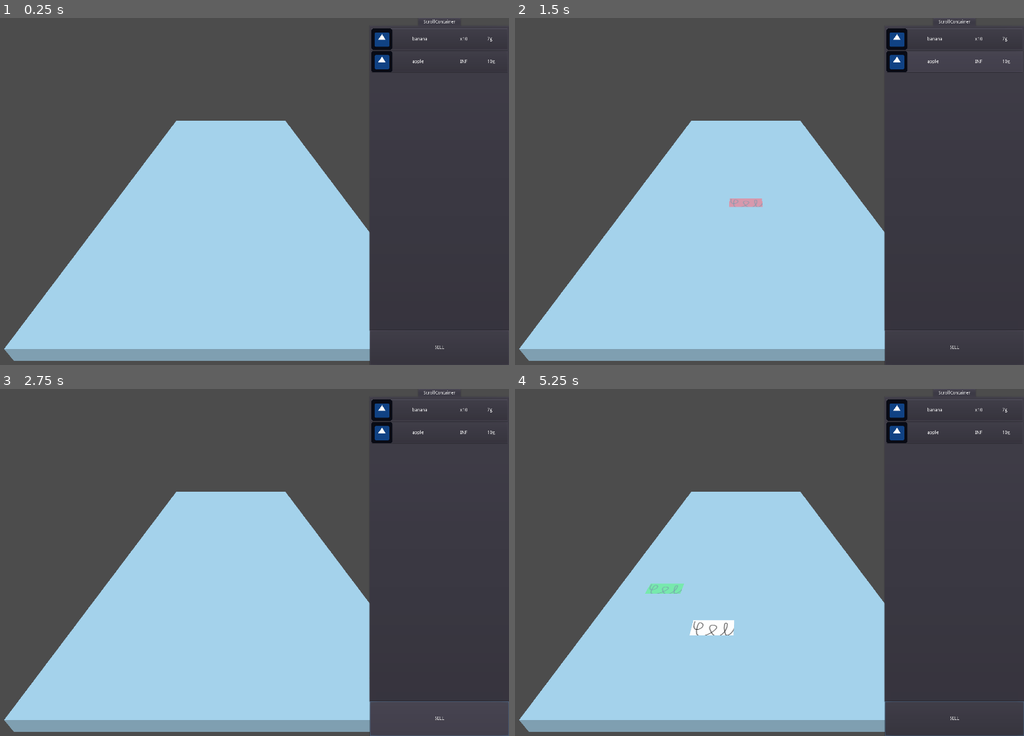
Above: before the commit, frames 1-4 (two rows, left to right).
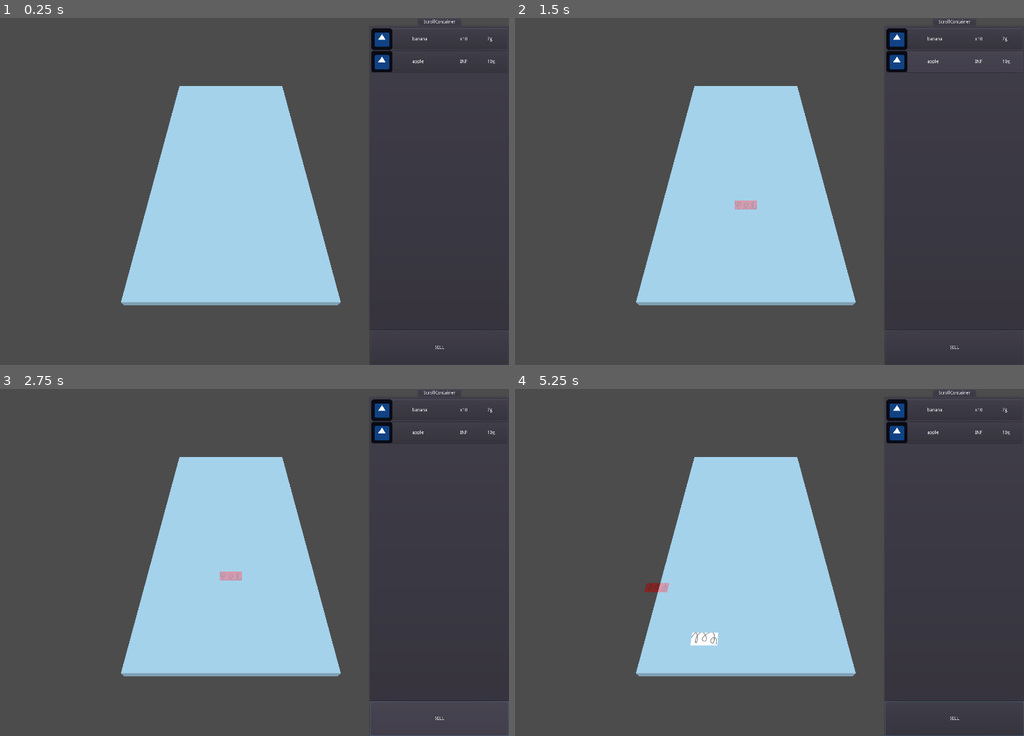
Above: after the commit, the same moments.

Repository: D-Niermann/SailingGame
Game: Godot game, scene res://test2.tscn
Same seed, same stepped clock (60 frames per second), same inputs: the game is played once before the commit and once after it. This scene is started directly instead of the project's main scene. The engine's default icon, where the game draws it, is replaced by a stand-in: a white triangle on a blue panel in a dark square.
Inputs (mouse positions are in pixels of both pictures, inside the frame that each line leads up to):
- Up to frame 1 (0.25 s): no input
- Up to frame 2 (1.5 s): click "banana" at 0.5 s; click "apple" at 1.25 s
- Up to frame 3 (2.75 s): click "SELL" at 2 s
- Up to frame 4 (5.25 s): tap Enter at 2.75, 4.25 s; move the mouse to (866, 545) at 2.77 s; hold E (RotateCannonRight) 2.78-3.5 s; tap Mouse wheel down (scrollDown, bound only after the commit) at 2.85, 4.55 s; click (866, 545) at 2.92 s; tap Space (centerCamera) at 3.5 s; drag from (632, 579) to (718, 631) at 3.52 s; move the mouse to (800, 486) at 4.27 s; hold E (RotateCannonRight) 4.28-5 s; hold Space (centerCamera) 4.28-5 s; drag from (718, 631) to (581, 510) at 5.02 s

The runs differ from the first frame. In frame 1, 21% of the frame differs, in the area x 0-73%, y 19-99%; in frame 2, 21%; in frame 3, 21%; in frame 4, 21%.

Commit message:
fixed scroll down key map

Diff:
--- a/main.tscn
+++ b/main.tscn
@@ -269,7 +269,7 @@
 stringToHuman2 = "../NavMeshCont/Navigation/Human"
 pathToC1 = "../PlayerShipContainer/Ship"
 pathToC2 = "../NavMeshCont"
-a = 1.9335e+06
+a = 1.93434e+06
 
 [node name="Terrain" type="MeshInstance" parent="."]
 transform = Transform( 598.053, 1.20345, 0, -1.93904, 2.1846, 0, 0, 0, 395.96, 29.7657, -12.3204, 1.57804 )
--- a/project.godot
+++ b/project.godot
@@ -109,7 +109,7 @@
 "events": [ Object(InputEventMouseButton,"resource_local_to_scene":false,"resource_name":"","device":0,"alt":false,"shi …(212 unchanged characters)…
  ]
 }
-scollDown={
+scrollDown={
 "deadzone": 0.5,
 "events": [ Object(InputEventMouseButton,"resource_local_to_scene":false,"resource_name":"","device":0,"alt":false,"shi …(212 unchanged characters)…
  ]
--- a/test.tscn
+++ b/test.tscn
@@ -85,4 +85,3 @@
 
 [node name="placement" type="Spatial" parent="."]
 script = ExtResource( 1 )
-path = NodePath("../Ship")
--- a/test2.tscn
+++ b/test2.tscn
@@ -46,7 +46,7 @@
 shadow_atlas_size = 4096
 
 [node name="Camera" type="Camera" parent="ViewportContainer/Viewport"]
-transform = Transform( 1, 0, 0, 0, 0.866025, 0.5, 0, -0.5, 0.866025, 0, 6, 13 )
+transform = Transform( 1, 0, 0, 0, 0.642788, 0.766044, 0, -0.766044, 0.642788, 0, 12.1455, 13.3887 )
 
 [node name="Spatial" type="Spatial" parent="ViewportContainer/Viewport"]
 transform = Transform( 1, 0, 0, 0, 1, 0, 0, 0, 1, 0, 4.76837e-07, 0 )
